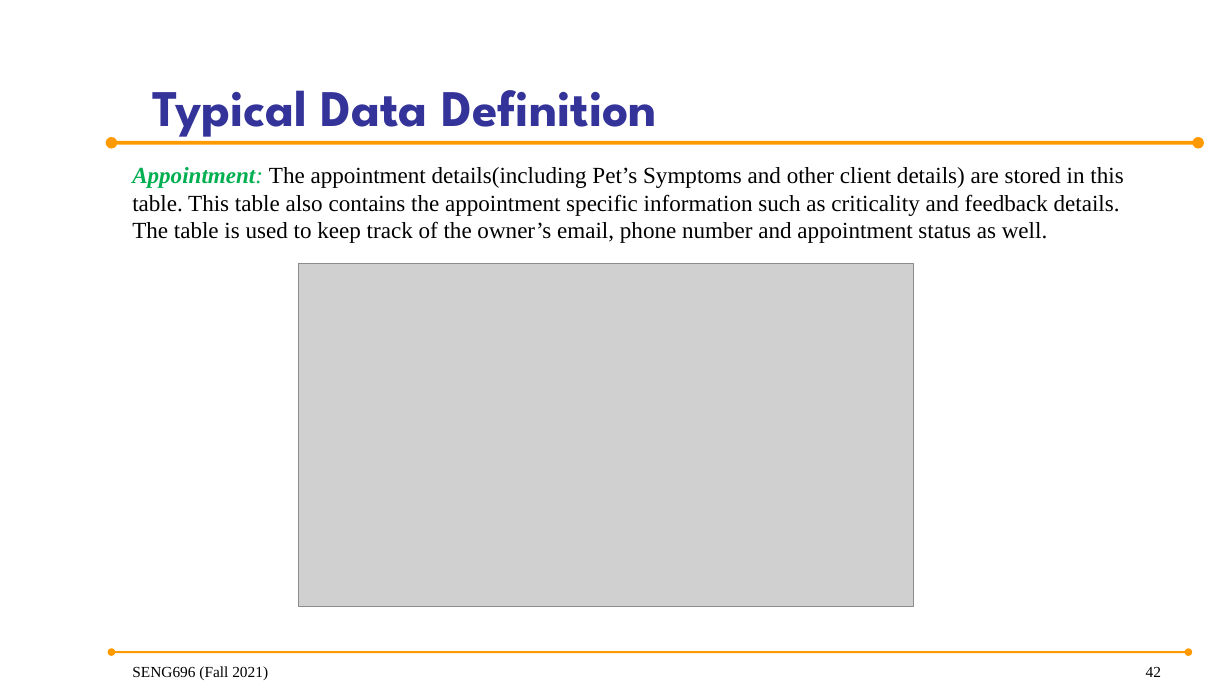
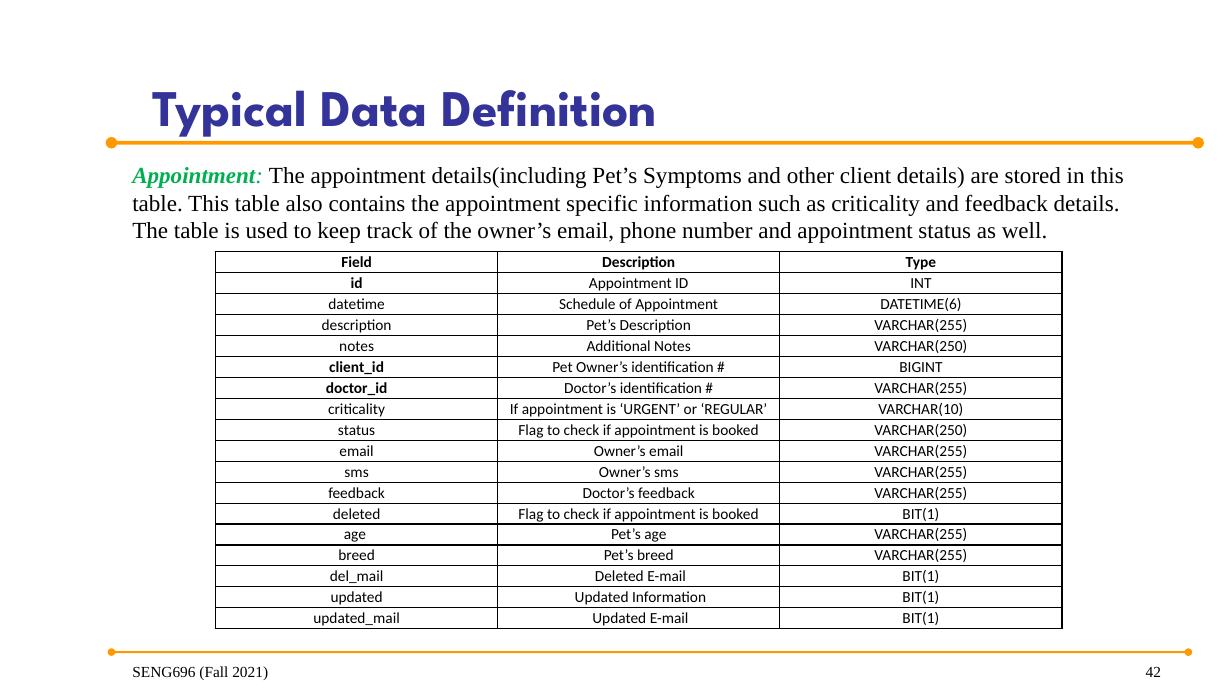
Before and after one commit to anish30145784/SENG696_GroupD, a slide deck: slide 42 of GroupD_ProjectPresentation.pptx. Drawn at 1232x693 pixels with LibreOffice and Linux fonts; fonts in the diff are those of the drawing; grey boxes stand for pictures; background and template pictures are left out. Boxes give left, top, right and bottom in pixels: in the first picture for what was removed or moved away, otherwise in the second. Text is boxed around its words. In the diff, an @@ line names an element or a change of style, - is before the commit and + after.

Commit message:
Updated ER diagram and typical data defination

```diff
--- a/GroupD_ProjectPresentation.pptx
+++ b/GroupD_ProjectPresentation.pptx
@@ table added at <box>215,251,1061,630</box>, 18 rows, 3 columns @@
+Field | Description | Type
+id | Appointment ID | INT
+datetime | Schedule of Appointment | DATETIME(6)
+description | Pet’s Description | VARCHAR(255)
+notes | Additional Notes | VARCHAR(250)
+client_id | Pet Owner’s identification # | BIGINT
+doctor_id | Doctor’s identification # | VARCHAR(255)
+criticality | If appointment is ‘URGENT’ or ‘REGULAR’ | VARCHAR(10)
+status | Flag to check if appointment is booked | VARCHAR(250)
+email | Owner’s email | VARCHAR(255)
+sms | Owner’s sms | VARCHAR(255)
+feedback | Doctor’s feedback | VARCHAR(255)
+deleted | Flag to check if appointment is booked | BIT(1)
+age | Pet’s age | VARCHAR(255)
+breed | Pet’s breed | VARCHAR(255)
+del_mail | Deleted E-mail | BIT(1)
+updated | Updated Information | BIT(1)
+updated_mail | Updated E-mail | BIT(1)
@@ picture removed at <box>299,263,914,607</box> @@
```
Also in this commit, not shown: 2 other slides changed, 3 slides added.
